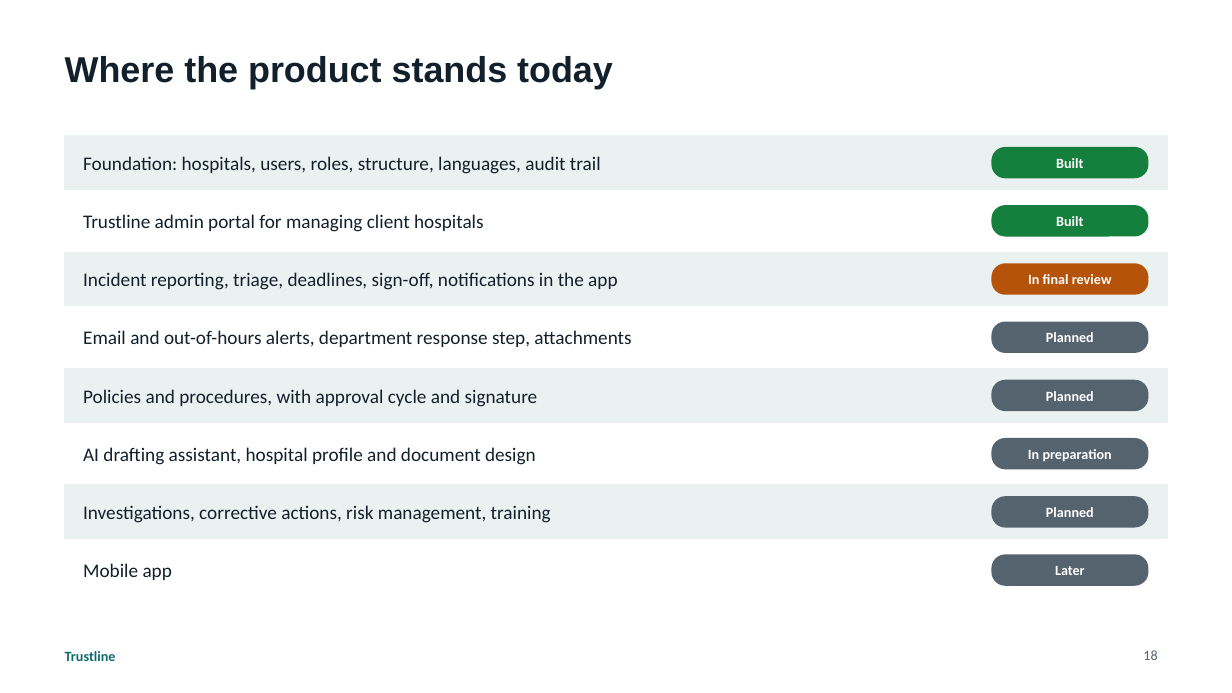
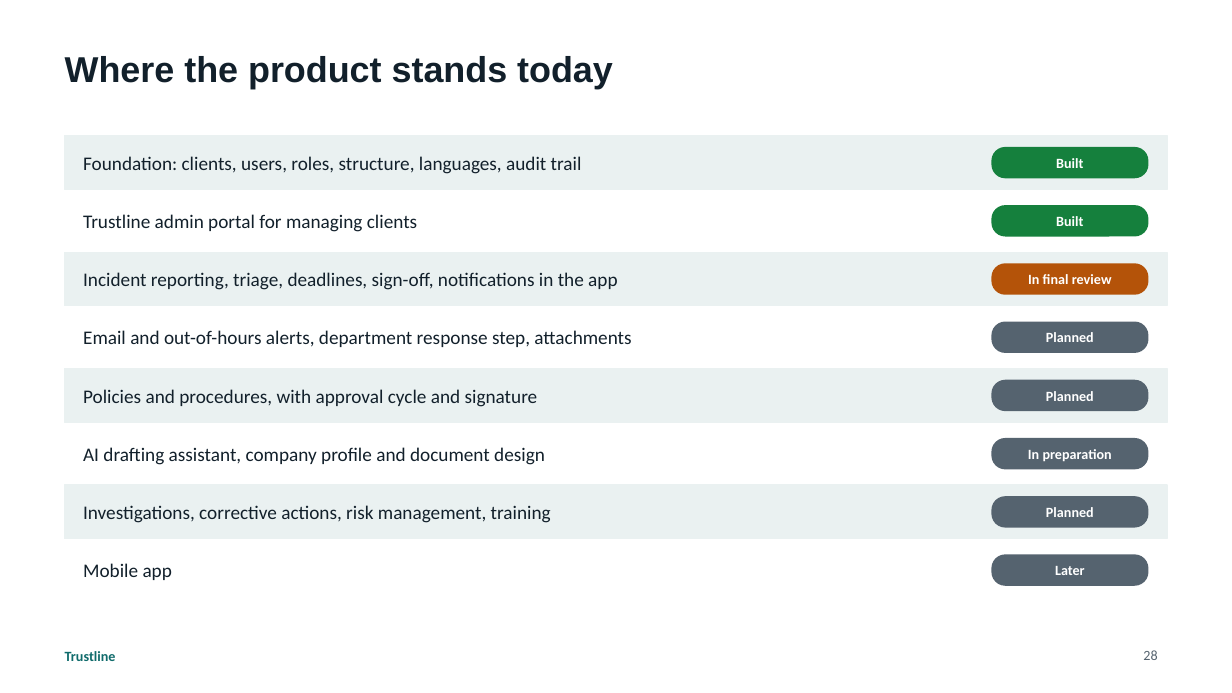
Before and after one commit to husseinalbustany/Trustline, a slide deck: slide 28 of docs/presentations/Trustline-Platform-Overview.pptx (slide 18 before the commit). Drawn at 1232x693 pixels with LibreOffice and Linux fonts; fonts in the diff are those of the drawing. Boxes give left, top, right and bottom in pixels: in the first picture for what was removed or moved away, otherwise in the second. Text is boxed around its words. In the diff, an @@ line names an element or a change of style, - is before the commit and + after.

```diff
--- a/docs/presentations/Trustline-Platform-Overview.pptx
+++ b/docs/presentations/Trustline-Platform-Overview.pptx
@@ text at [83,156,582,174]: text changed @@
-Foundation: hospitals, users, roles, structure, languages, audit trail
+Foundation: clients, users, roles, structure, languages, audit trail
@@ text at [83,214,417,232]: text changed @@
-Trustline admin portal for managing client hospitals
+Trustline admin portal for managing clients
@@ text at [83,447,545,465]: text changed @@
-AI drafting assistant, hospital profile and document design
+AI drafting assistant, company profile and document design
@@ page number at [1143,650,1157,660]: text changed @@
-18
+28
```
Also in this commit, not shown: 16 other slides changed, 10 slides added, 2 other files.
